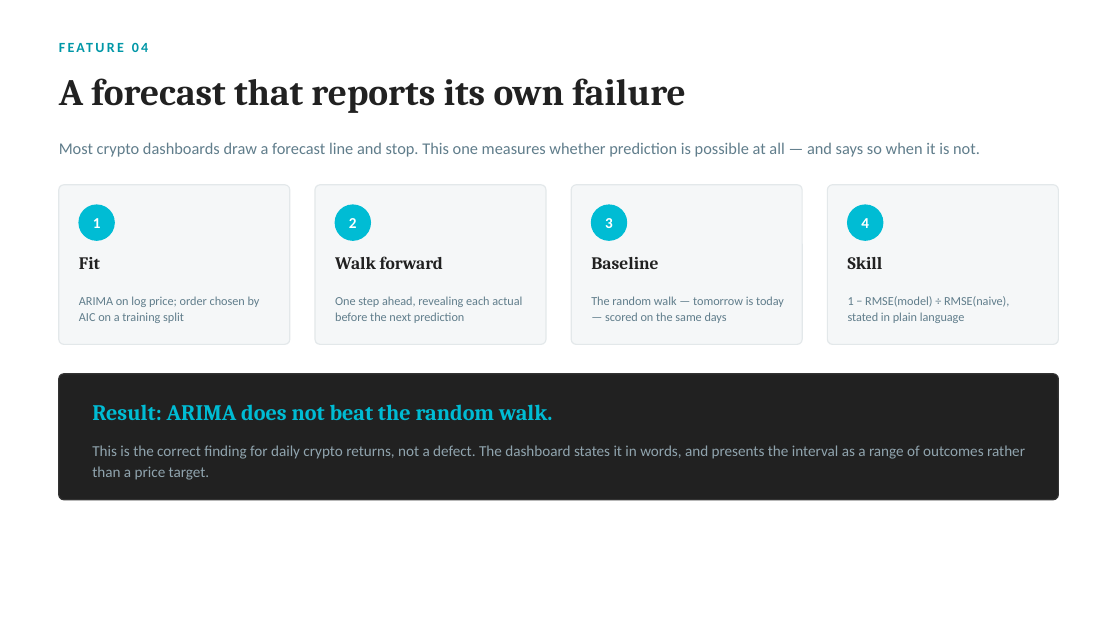
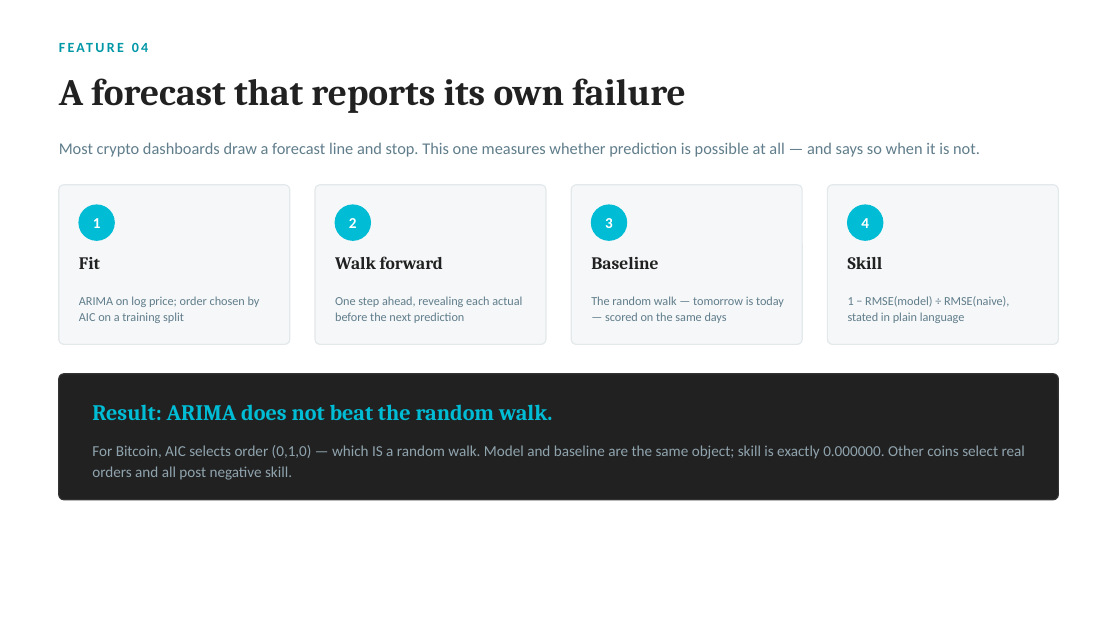
Before and after one commit to garimaaish1111/crypto-market-analysis, a slide deck: slide 8 of docs/Crypto_Market_Analysis_Final_Evaluation.pptx. Drawn at 1120x630 pixels with LibreOffice and Linux fonts; fonts in the diff are those of the drawing. Boxes give left, top, right and bottom in pixels: in the first picture for what was removed or moved away, otherwise in the second. Text is boxed around its words. In the diff, an @@ line names an element or a change of style, - is before the commit and + after.

```diff
--- a/docs/Crypto_Market_Analysis_Final_Evaluation.pptx
+++ b/docs/Crypto_Market_Analysis_Final_Evaluation.pptx
@@ text at (92, 445, 1025, 480): text changed @@
-This is the correct finding for daily crypto returns, not a defect. The dashboard states it in words, and presents the interval as a range of outcomes rather than a price target.
+For Bitcoin, AIC selects order (0,1,0) — which IS a random walk. Model and baseline are the same object; skill is exactly 0.000000. Other coins select real orders and all post negative skill.
```
Also in this commit, not shown: 4 other slides changed, 11 other files.
